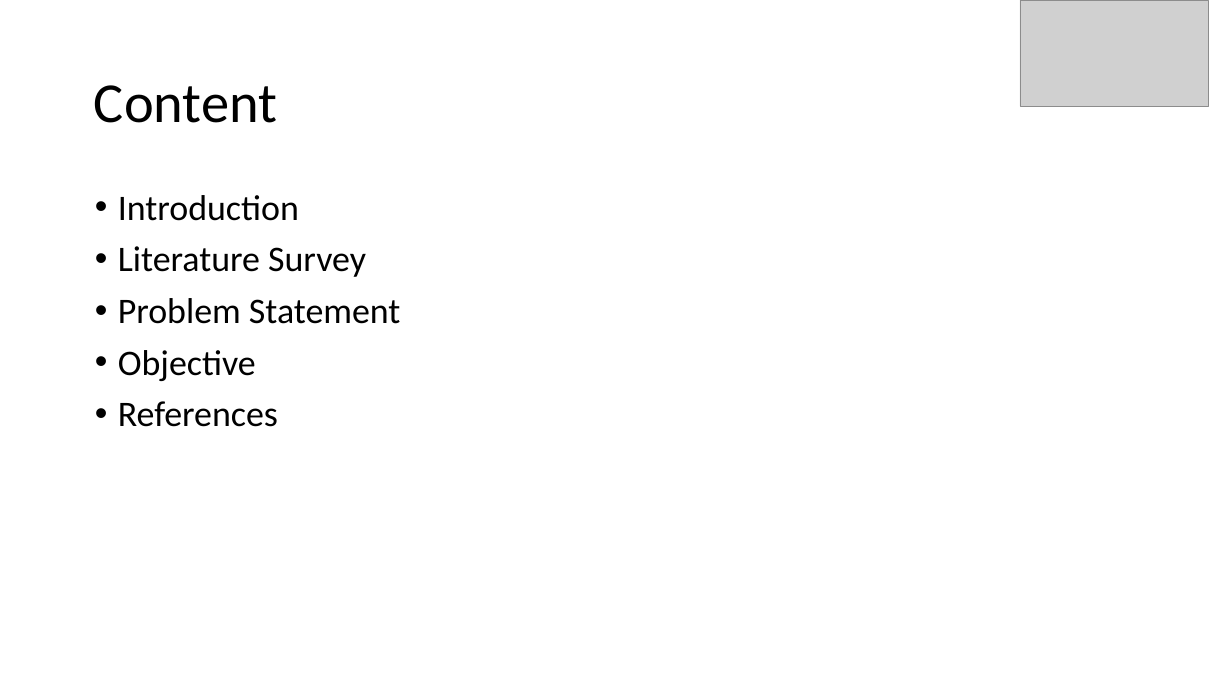
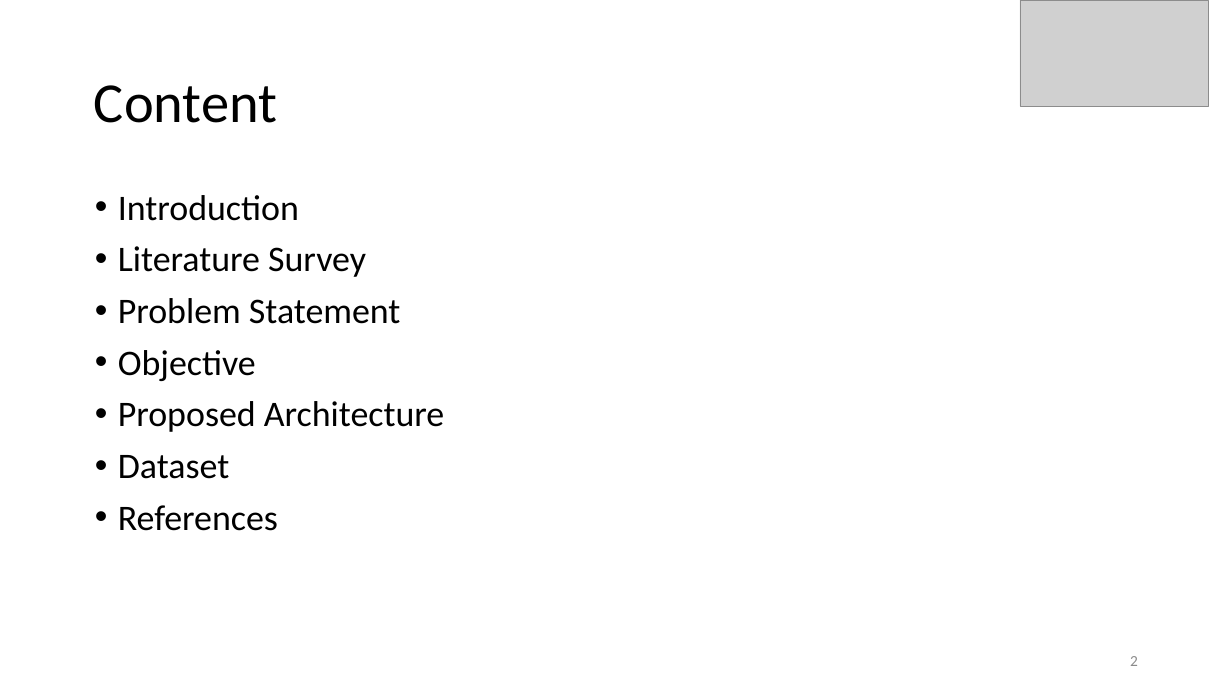
Before and after one commit to Harshtherocking/xai-honors, a slide deck: slide 2 of ref/review.pptx. Drawn at 1232x693 pixels with LibreOffice and Linux fonts; fonts in the diff are those of the drawing; grey boxes stand for pictures. Boxes give left, top, right and bottom in pixels: in the first picture for what was removed or moved away, otherwise in the second. Text is boxed around its words. In the diff, an @@ line names an element or a change of style, - is before the commit and + after.

```diff
--- a/ref/review.pptx
+++ b/ref/review.pptx
@@ text at bbox=[118, 401, 444, 479]: paragraphs added @@
+• Proposed Architecture
+• Dataset
@@ page number added at bbox=[1130, 656, 1138, 666], 12 pt, text #8C8C8C @@
+2
```
Also in this commit, not shown: 14 other slides changed, 8 slides added, 2 other files.
